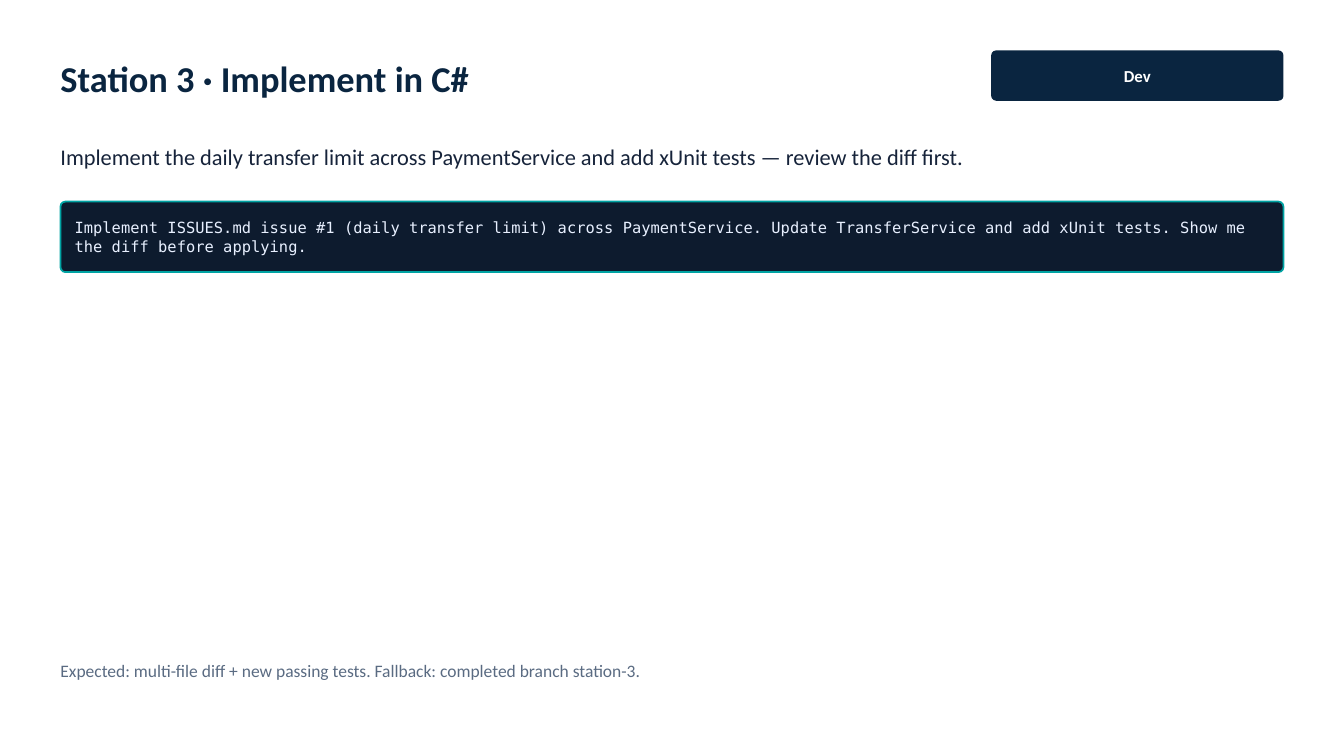
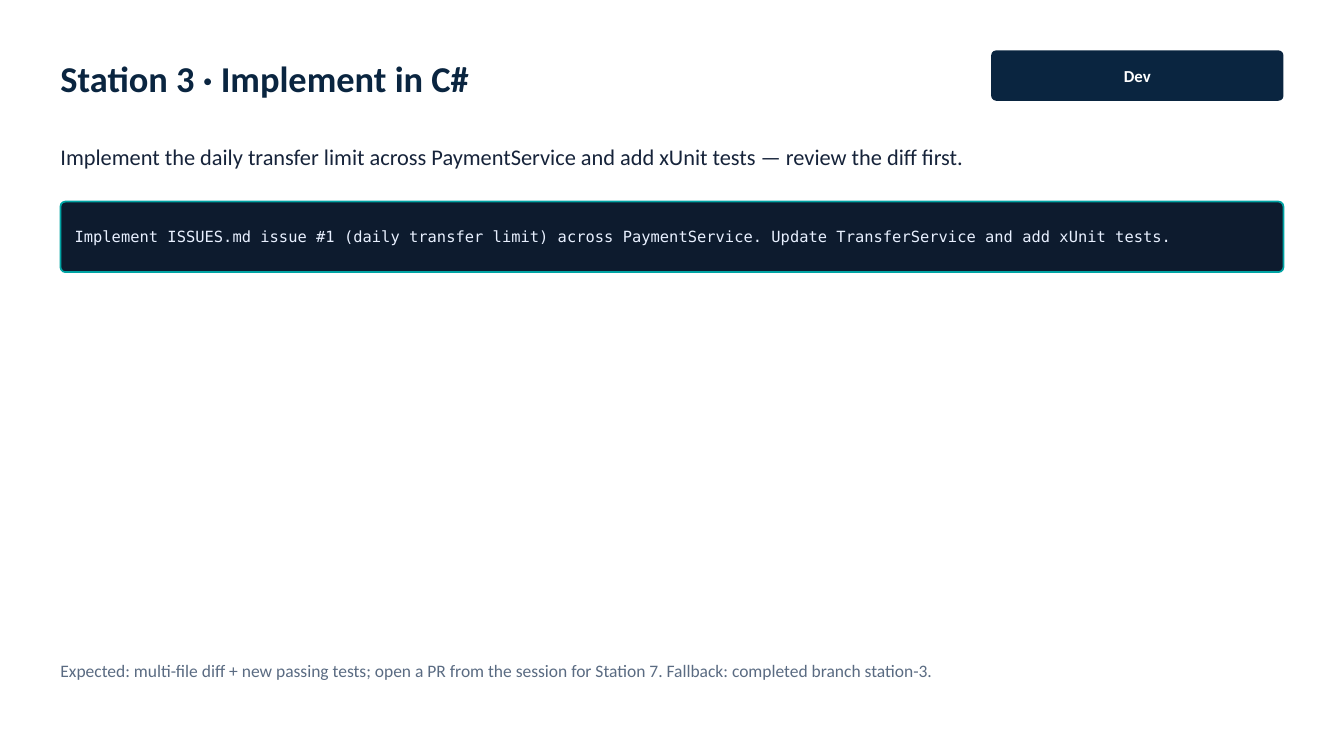
Before and after one commit to amilos/agentic-coding-101, a slide deck: slide 19 of slides/agentic-coding-101.pptx. Drawn at 1344x756 pixels with LibreOffice and Linux fonts; fonts in the diff are those of the drawing. Boxes give left, top, right and bottom in pixels: in the first picture for what was removed or moved away, otherwise in the second. Text is boxed around its words. In the diff, an @@ line names an element or a change of style, - is before the commit and + after.

```diff
--- a/slides/agentic-coding-101.pptx
+++ b/slides/agentic-coding-101.pptx
@@ text at box(75, 230, 1171, 246): text changed @@
-Implement ISSUES.md issue #1 (daily transfer limit) across PaymentService. Update TransferService and add xUnit tests. Show me the diff before applying.
+Implement ISSUES.md issue #1 (daily transfer limit) across PaymentService. Update TransferService and add xUnit tests.
@@ text at box(60, 665, 932, 680): text changed @@
-Expected: multi-file diff + new passing tests. Fallback: completed branch station-3.
+Expected: multi-file diff + new passing tests; open a PR from the session for Station 7. Fallback: completed branch station-3.
```
Also in this commit, not shown: 6 other slides changed, 14 other files.
